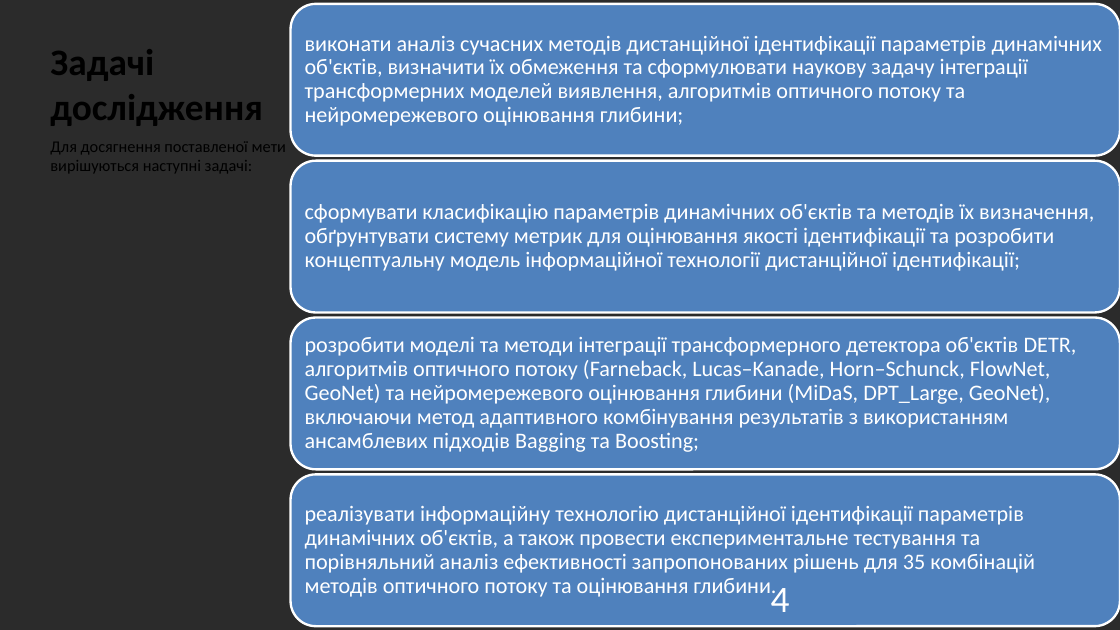
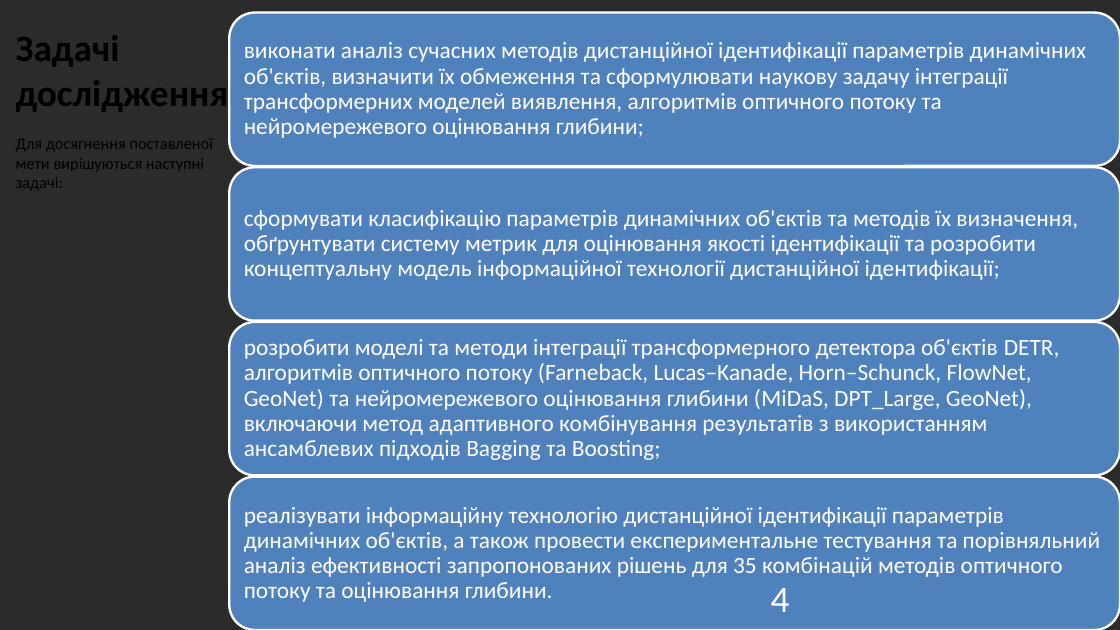
Before and after one commit to ly0wenka/dis_f, a slide deck: slide 4 of dissertation_Kondratov_slides.pptx. Drawn at 1120x630 pixels with LibreOffice and Linux fonts; fonts in the diff are those of the drawing; background and template pictures are left out; a plain dark background stands for a picture behind light text. Boxes give left, top, right and bottom in pixels: in the first picture for what was removed or moved away, otherwise in the second. Text is boxed around its words. In the diff, an @@ line names an element or a change of style, - is before the commit and + after.

Commit message:
11

```diff
--- a/dissertation_Kondratov_slides.pptx
+++ b/dissertation_Kondratov_slides.pptx
@@ title "Задачі дослідження" rewrapped from (50,49,263,126) to (16,35,229,116) @@
@@ rounded rectangle: place and size @@
-rounded rectangle at (291,4,1120,156)
+rounded rectangle at (229,13,1120,166)
@@ size 19 to 20 pt in 4 elements at (244,507,1101,602), (244,339,1060,460), (244,210,1078,280), (244,42,1087,138) @@
@@ text "виконати аналіз сучасних методів дистанційної ...": place and size @@
-text "виконати аналіз сучасних методів дистанційної ..." at (305,36,1102,126)
+text "виконати аналіз сучасних методів дистанційної ..." at (244,42,1087,138)
@@ text "Для досягнення поставленої мети вирішуються ..." rewrapped from (50,142,286,173) to (16,139,213,188) @@
@@ rounded rectangle: place and size @@
-rounded rectangle at (291,160,1120,313)
+rounded rectangle at (229,167,1120,321)
@@ text "сформувати класифікацію параметрів динамічних об'єктів ...": place and size @@
-text "сформувати класифікацію параметрів динамічних об'єктів ..." at (305,204,1094,271)
+text "сформувати класифікацію параметрів динамічних об'єктів ..." at (244,210,1078,280)
@@ rounded rectangle: place and size @@
-rounded rectangle at (291,318,1120,470)
+rounded rectangle at (229,322,1120,476)
@@ text "розробити моделі та методи інтеграції ...": place and size @@
-text "розробити моделі та методи інтеграції ..." at (305,337,1077,452)
+text "розробити моделі та методи інтеграції ..." at (244,339,1060,460)
@@ rounded rectangle: place and size @@
-rounded rectangle at (291,475,1120,627)
+rounded rectangle at (229,476,1120,630)
@@ text "реалізувати інформаційну технологію дистанційної ідентифікац ...": place and size @@
-text "реалізувати інформаційну технологію дистанційної ідентифікац ..." at (305,506,1035,599)
+text "реалізувати інформаційну технологію дистанційної ідентифікац ..." at (244,507,1101,602)
```
Also in this commit, not shown: 1 other slide changed.
